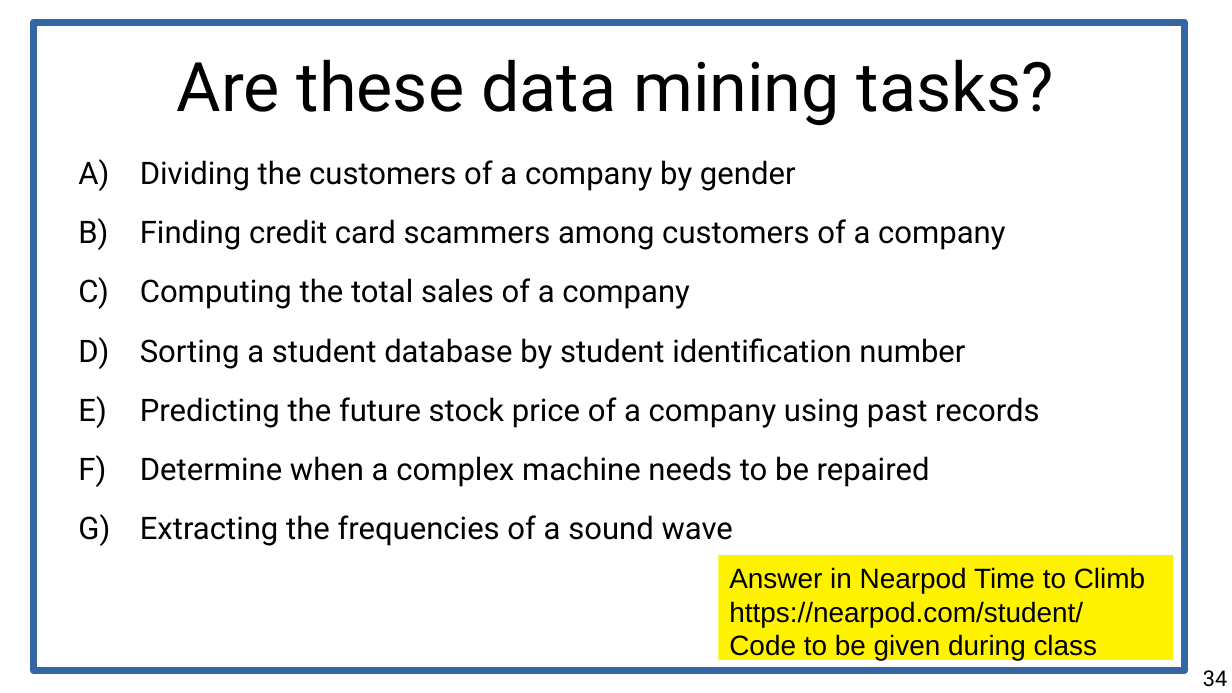
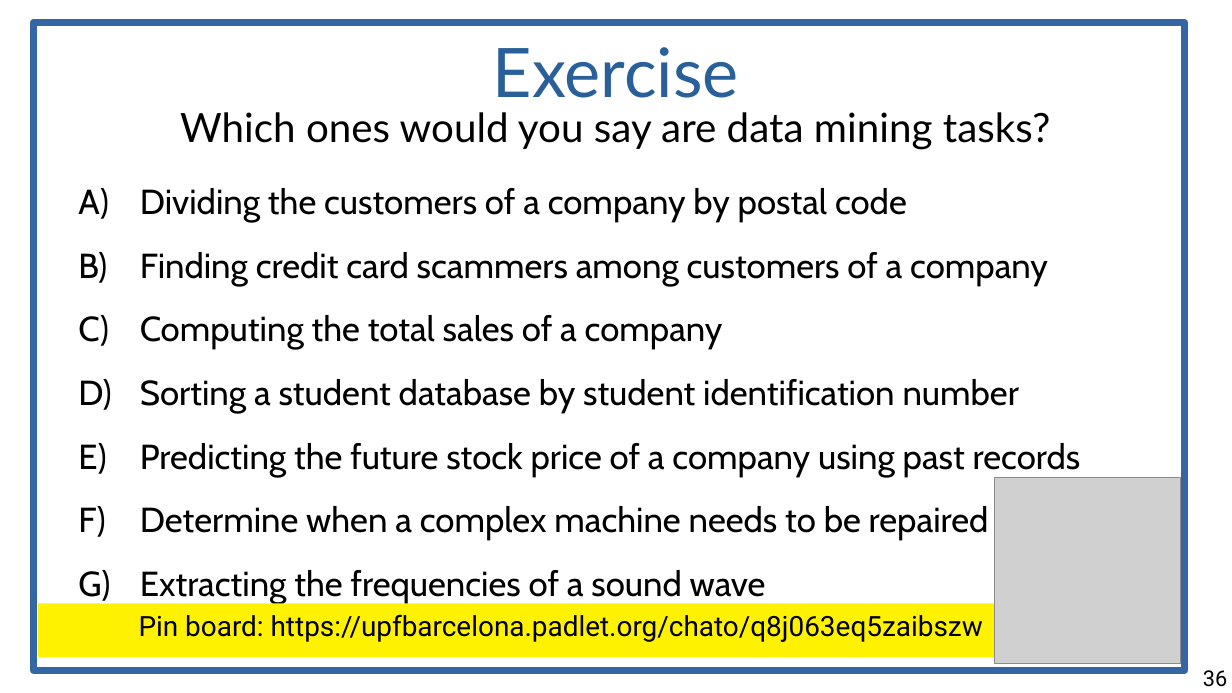
Before and after one commit to chatox/data-mining-course, a slide deck: slide 36 of theory/odp/tt02_data_methods_scenarios.odp (slide 34 before the commit). Drawn at 1232x693 pixels with LibreOffice and Linux fonts; fonts in the diff are those of the drawing; grey boxes stand for pictures. Boxes give left, top, right and bottom in pixels: in the first picture for what was removed or moved away, otherwise in the second. Text is boxed around its words. In the diff, an @@ line names an element or a change of style, - is before the commit and + after.

```diff
--- a/theory/odp/tt02_data_methods_scenarios.odp
+++ b/theory/odp/tt02_data_methods_scenarios.odp
@@ title at (180,47,1051,149): text changed; size 44 to 26 pt; font Roboto to Lato @@
-Are these data mining tasks?
+Exercise
+Which ones would you say are data mining tasks?
@@ text "Dividing the customers of a ...": place and size @@
-text "Dividing the customers of a ..." at (140,160,1039,546)
+text "Dividing the customers of a ..." at (140,188,1081,604)
@@ text at (140,188,907,222): text changed; size 20 to 22.4 pt; font Roboto to Cabin @@
-A) Dividing the customers of a company by gender
+A) Dividing the customers of a company by postal code
@@ text at (140,252,1081,604): size 20 to 22.4 pt, font Roboto to Cabin in "Finding credit card scammers among customers of ...", "Computing the total sales of a company", "Sorting a student database by student identification ...", "Predicting the future stock price of a ..." and 2 more places @@
@@ picture added at (995,477,1181,663) @@
@@ rectangle removed at (719,556,1174,661) @@
-Answer in Nearpod Time to Climb
-https://nearpod.com/student/
-Code to be given during class
@@ rectangle added at (38,604,995,657), fill #FFF200, 18 pt, text #000000 @@
+Pin board: https://upfbarcelona.padlet.org/chato/q8j063eq5zaibszw
@@ page number at (1203,670,1227,687): text changed @@
-34
+36
```
Also in this commit, not shown: 40 other slides changed, 5 slides added, 3 slides removed, 5 other files.
